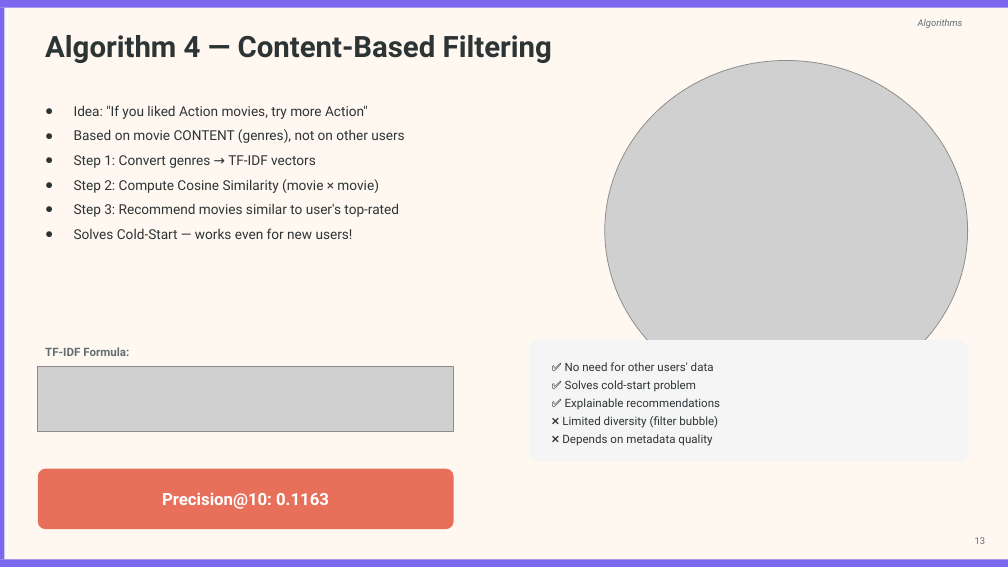
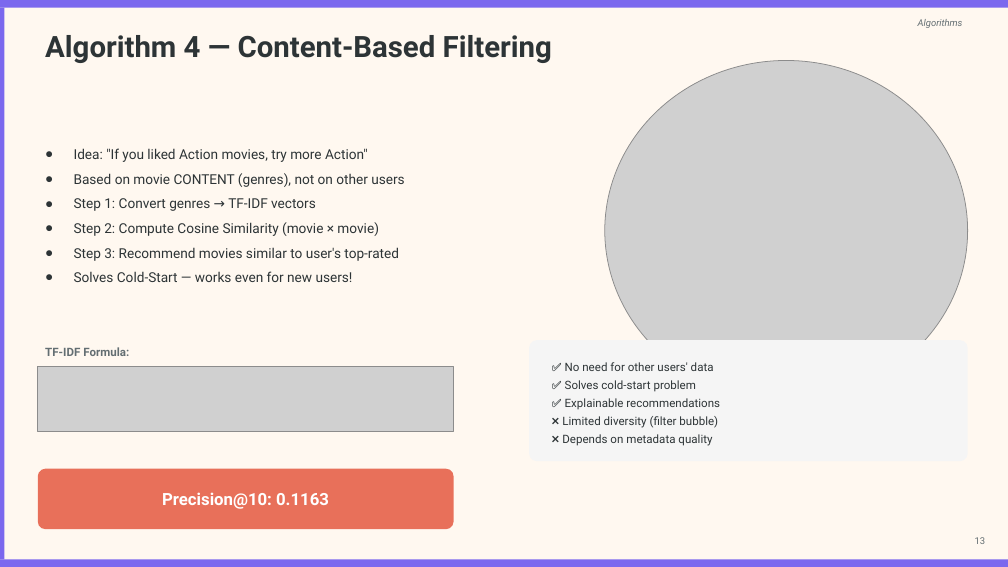
Before and after one commit to initforge/recommendation-system, a slide deck: slide 13 of slides/Movie_Recommender_Presentation.pptx. Drawn at 1008x567 pixels with LibreOffice and Linux fonts; fonts in the diff are those of the drawing; grey boxes stand for pictures. Boxes give left, top, right and bottom in pixels: in the first picture for what was removed or moved away, otherwise in the second. Text is boxed around its words. In the diff, an @@ line names an element or a change of style, - is before the commit and + after.

Commit message:
style(slides): revert to original v2 image assets and apply valign: middle for balanced spacing

```diff
--- a/slides/Movie_Recommender_Presentation.pptx
+++ b/slides/Movie_Recommender_Presentation.pptx
@@ text "Idea: "If you liked Action ..." at (74, 148, 404, 282): vertical alignment top to middle @@
```
Also in this commit, not shown: 13 other slides changed, 3 other files.
